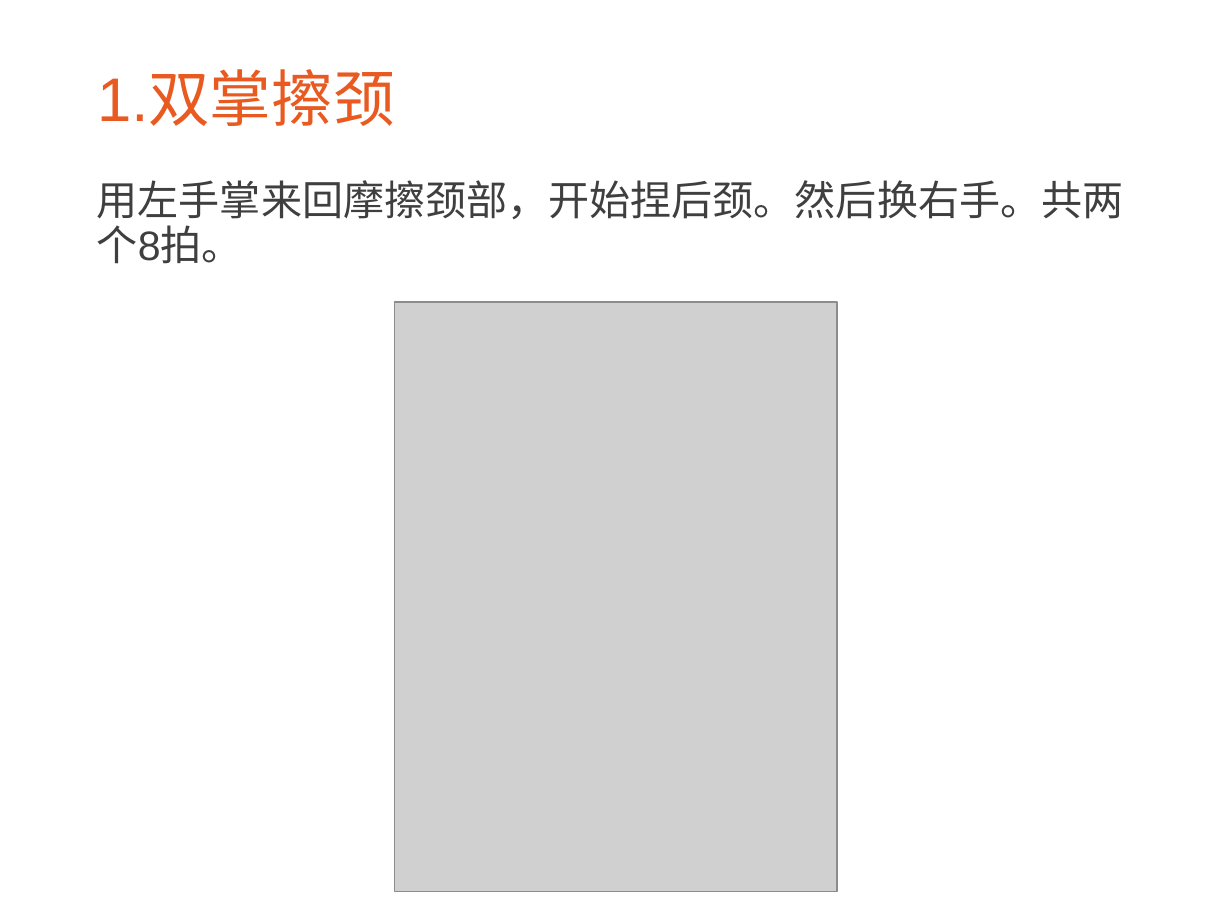
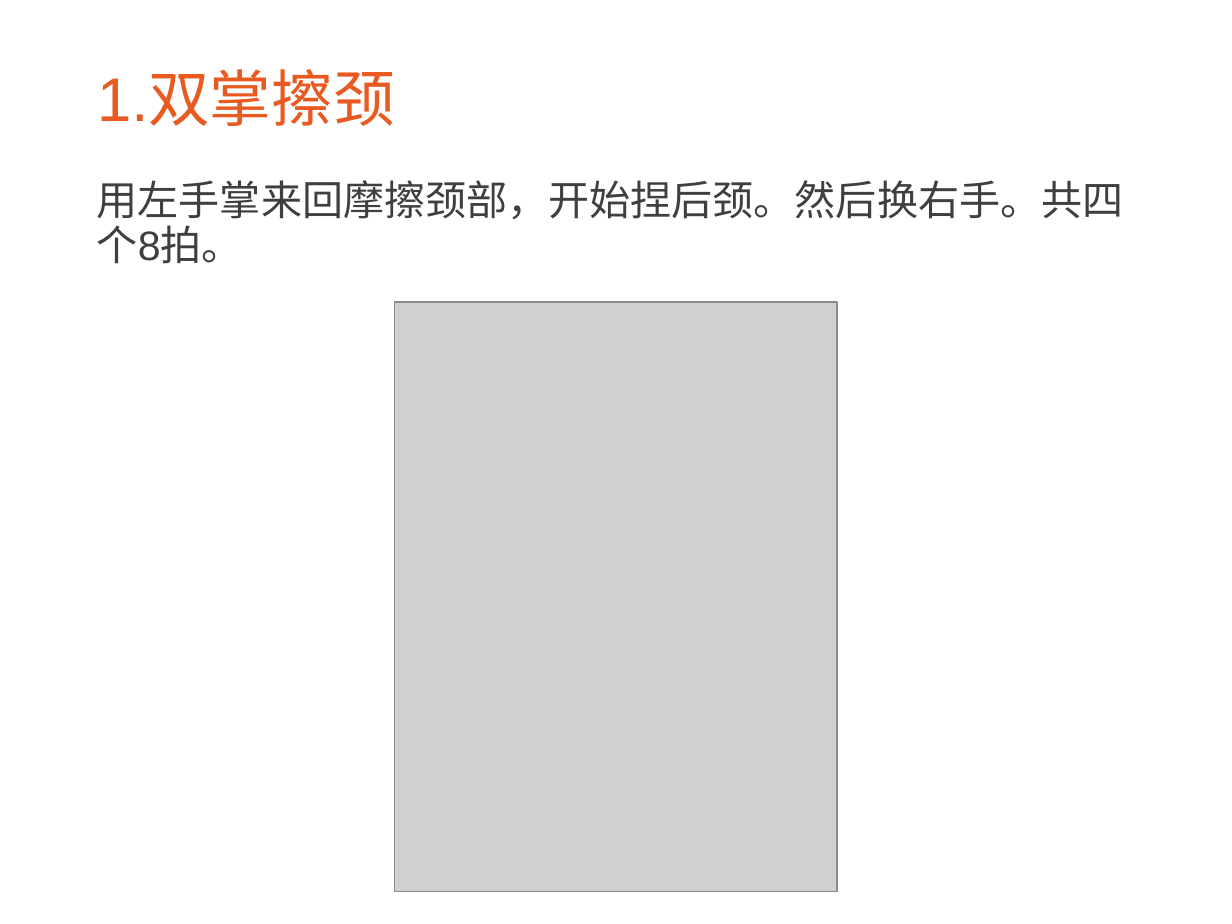
Before and after one commit to CatMan1994/file, a slide deck: slide 2 of 中医与养生分享会/颈椎操.ppt. Drawn at 1232x924 pixels with LibreOffice and Linux fonts; fonts in the diff are those of the drawing; grey boxes stand for pictures; background and template pictures are left out. Boxes give left, top, right and bottom in pixels: in the first picture for what was removed or moved away, otherwise in the second. Text is boxed around its words. In the diff, an @@ line names an element or a change of style, - is before the commit and + after.

```diff
--- a/中医与养生分享会/颈椎操.ppt
+++ b/中医与养生分享会/颈椎操.ppt
@@ text at (x1=97, y1=180, x2=1124, y2=264): text changed @@
-用左手掌来回摩擦颈部，开始捏后颈。然后换右手。共两个8拍。
+用左手掌来回摩擦颈部，开始捏后颈。然后换右手。共四个8拍。
```
Also in this commit, not shown: 1 other slide changed.
